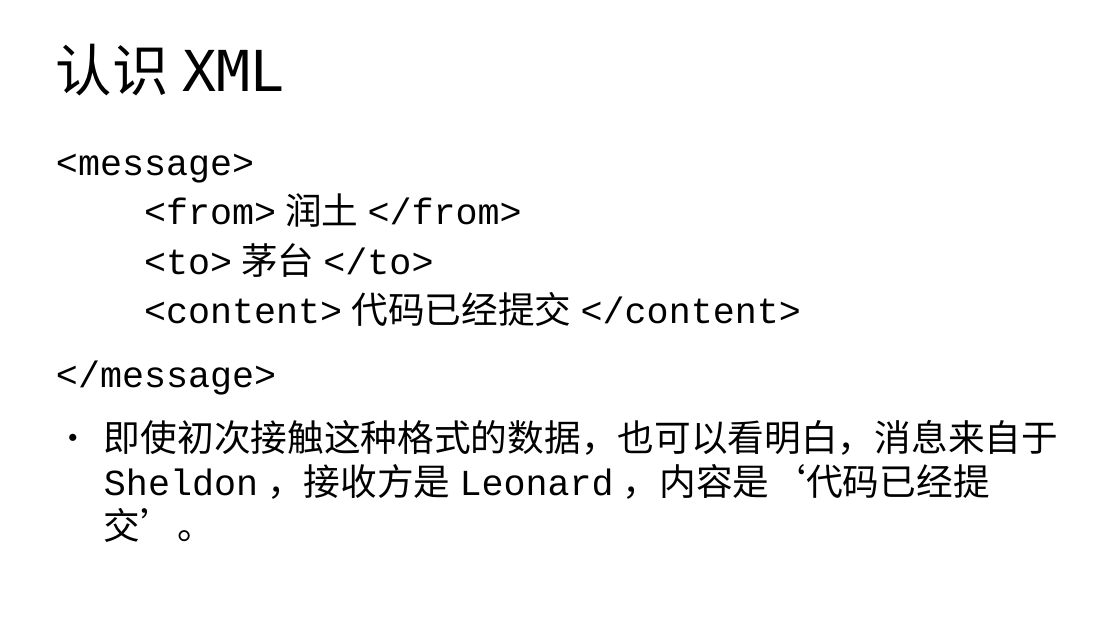
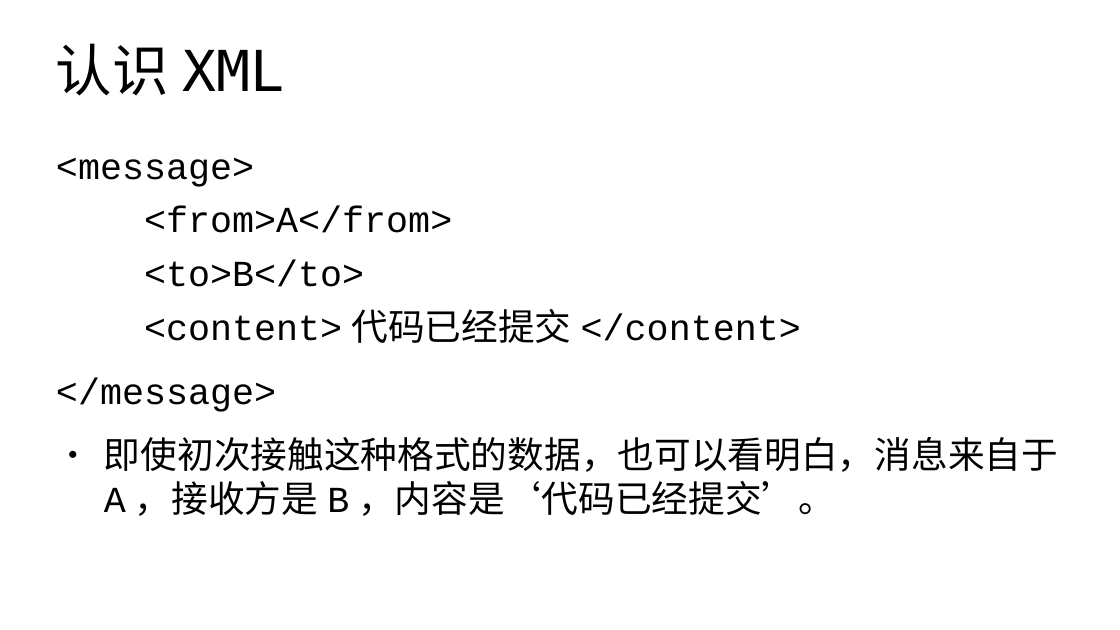
Before and after one commit to edu2act/course-wechat-and-miniprogram, a slide deck: slide 2 of materials/ch12/ch12_3-xml.odp. Drawn at 1120x630 pixels with LibreOffice and Linux fonts; fonts in the diff are those of the drawing. Boxes give left, top, right and bottom in pixels: in the first picture for what was removed or moved away, otherwise in the second. Text is boxed around its words. In the diff, an @@ line names an element or a change of style, - is before the commit and + after.

```diff
--- a/materials/ch12/ch12_3-xml.odp
+++ b/materials/ch12/ch12_3-xml.odp
@@ text at (x1=56, y1=157, x2=801, y2=343): line spacing 0.8 to 0.9 @@
@@ text at (x1=144, y1=206, x2=452, y2=287): text changed @@
-<from>润土</from>
-<to>茅台</to>
+<from>A</from>
+<to>B</to>
@@ text at (x1=104, y1=437, x2=1058, y2=516): text changed @@
-● 即使初次接触这种格式的数据，也可以看明白，消息来自于Sheldon，接收方是Leonard，内容是‘代码已经提交’。
+● 即使初次接触这种格式的数据，也可以看明白，消息来自于A，接收方是B，内容是‘代码已经提交’。
```
Also in this commit, not shown: 4 other files.
